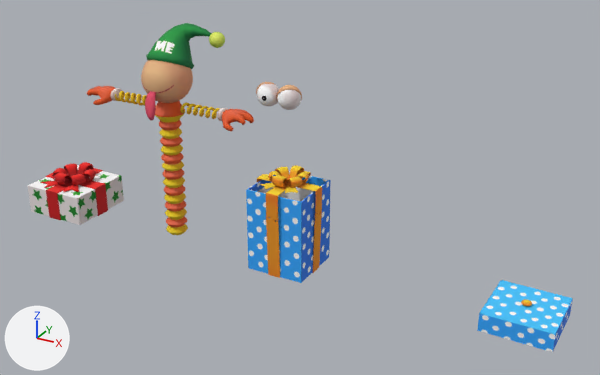
Two versions of the FBX model ARCardsVRedesign/Assets/ARCards/FBX/Mingde/LiHe/02.FBX, one commit apart.
Rendered twice from a camera (50 mm lens) standing at (2.94, -3.74, 2.41) and looking at (0.87, 0.02, 0.53). Lighting does not change. The marker at lower left points along +X, +Y and +Z. Where no turn or scale is listed for an object, it has been applied to the vertices.
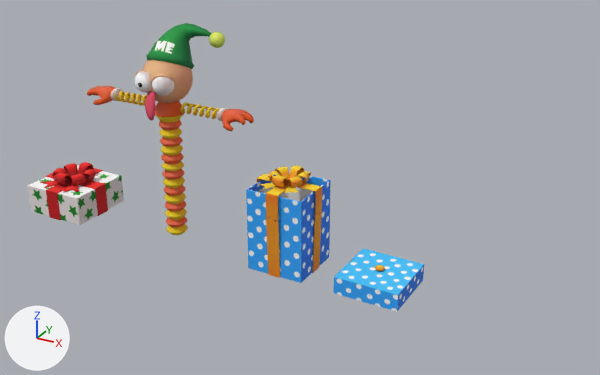
Edits to the bpy script that builds the scene:
```text
Change ob_sphere013:
    ob_sphere013.location: (0.753, -0.122, 1.093) -> (-0.067, -0.122, 1.048)
Change ob_object069:
    ob_object069.location: (2.191, -0.005, -0.225) -> (1.378, 0.001, -0.244)
Change ob_sphere010:
    ob_sphere010.location: (2.193, 0.0, 0.176) -> (1.38, 0.005, 0.156)
Change ob_sphere017:
    ob_sphere017.location: (0.885, -0.124, 1.096) -> (0.065, -0.124, 1.05)
Change ob_sphere012:
    ob_sphere012.location: (0.761, -0.125, 1.095) -> (-0.059, -0.125, 1.049)
Change ob_sphere015:
    ob_sphere015.location: (0.885, -0.122, 1.094) -> (0.065, -0.122, 1.049)
```

Changed parts and their boxes [x1, y1, x2, y2] in the pictures (600 x 375 px):
'Object069', moved: before [477, 280, 573, 352]; after [334, 248, 424, 312]
'Sphere015', moved: before [277, 90, 301, 110]; after [152, 77, 174, 95]
'Sphere012', moved: before [257, 84, 279, 106]; after [135, 71, 151, 92]
'Sphere017', moved: before [276, 85, 302, 101]; after [151, 72, 175, 85]
'Sphere010', moved: before [521, 299, 532, 306]; after [375, 265, 385, 271]
'Sphere013', moved: before [256, 82, 274, 94]; after [135, 70, 146, 77]
